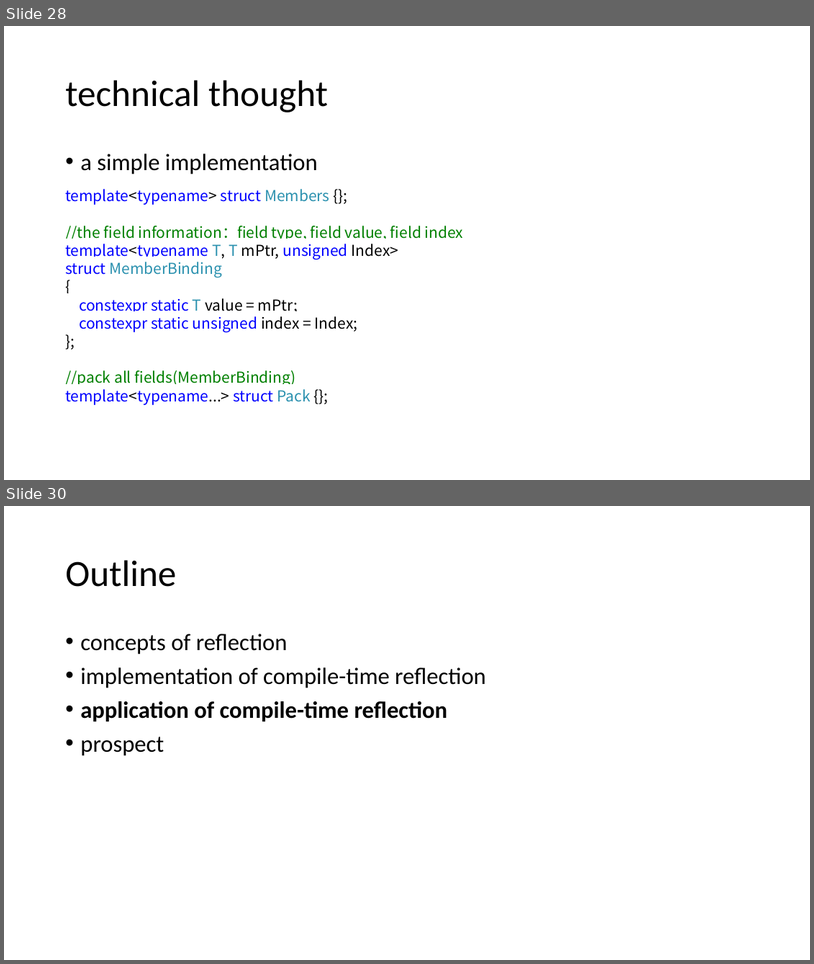
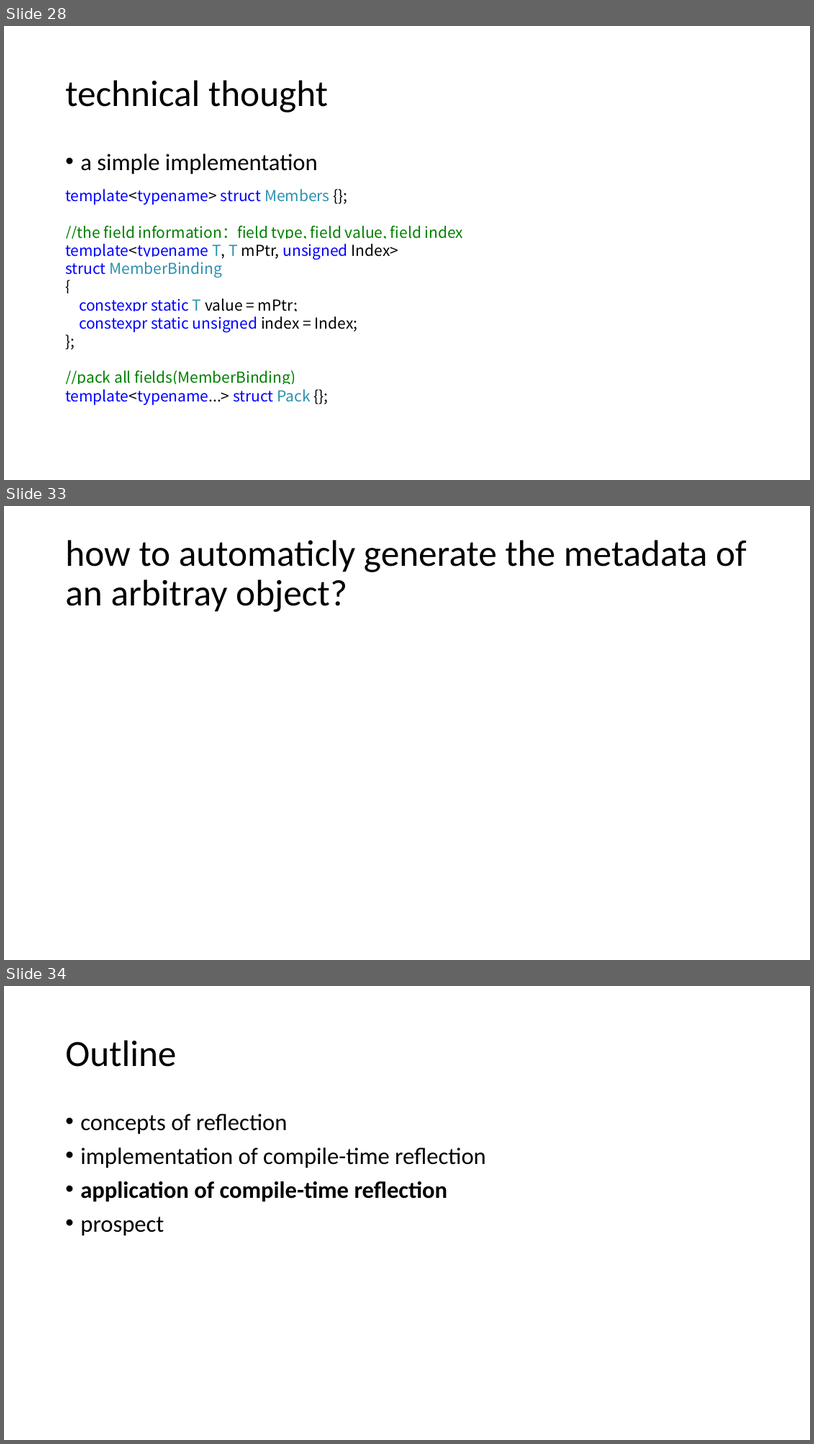
Before and after one commit to qicosmos/cppcon2017, a slide deck: cppcon2017.pptx. Shown one above the other, each under a label of ours: slides 28 and 30 before the commit, slides 28, 33 and 34 after it; the slides between them are not shown. The pictures are 814x964 and 814x1444 pixels, drawn with LibreOffice and Linux fonts; fonts in the diff are those of the drawing. Boxes give left, top, right and bottom in pixels: in the first picture for what was removed or moved away, otherwise in the second. Text is boxed around its words. In the diff, an @@ line names an element or a change of style, - is before the commit and + after.

```diff
--- a/cppcon2017.pptx
+++ b/cppcon2017.pptx
@@ slide 33 added at bbox=[4, 506, 810, 960], background #FFFFFF @@
@@ title added at bbox=[65, 540, 747, 612], 44 pt, text #000000 @@
+how to automaticly generate the metadata of an arbitray object?
@@ what was slide 30 is now slide 34 @@
```
Also in this commit, not shown: 1 slide changed, 3 other slides added.
